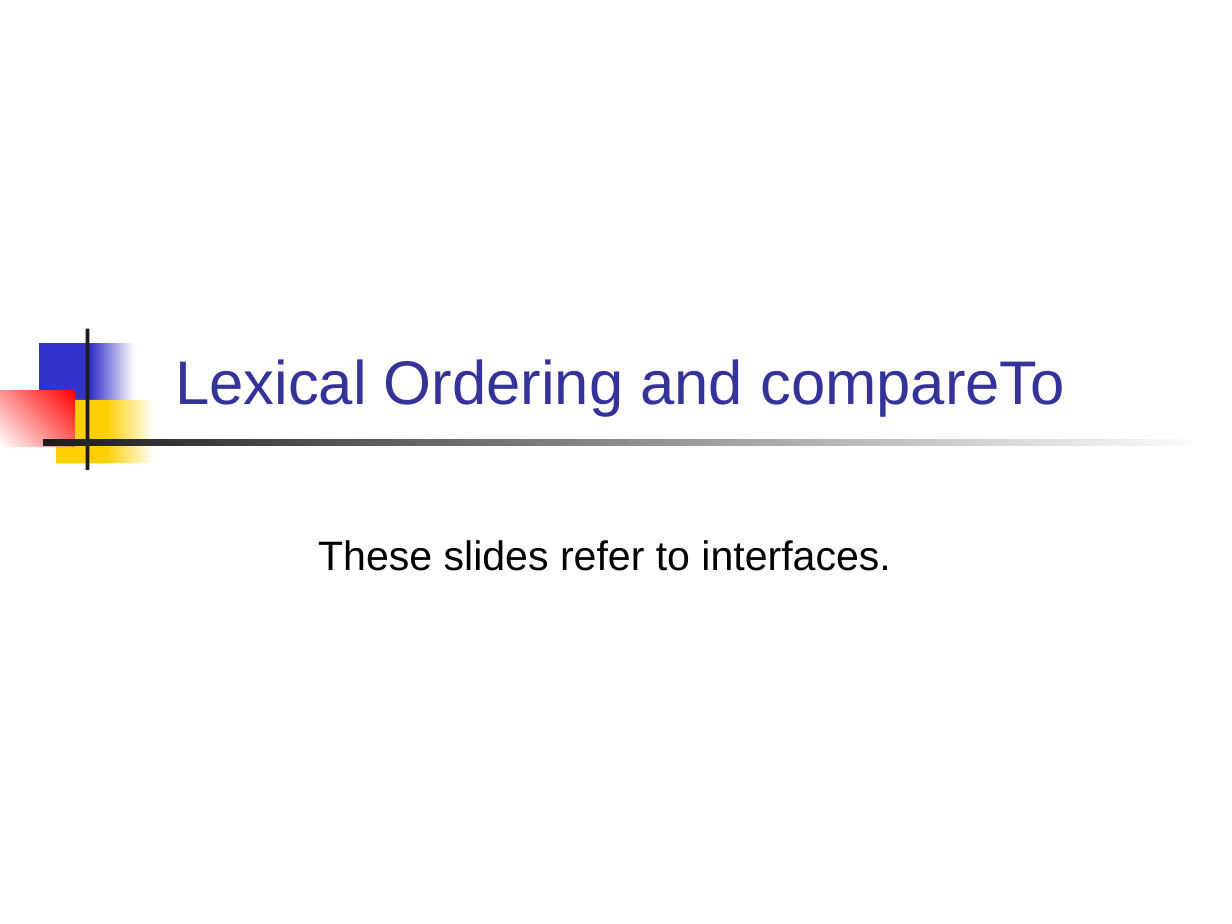
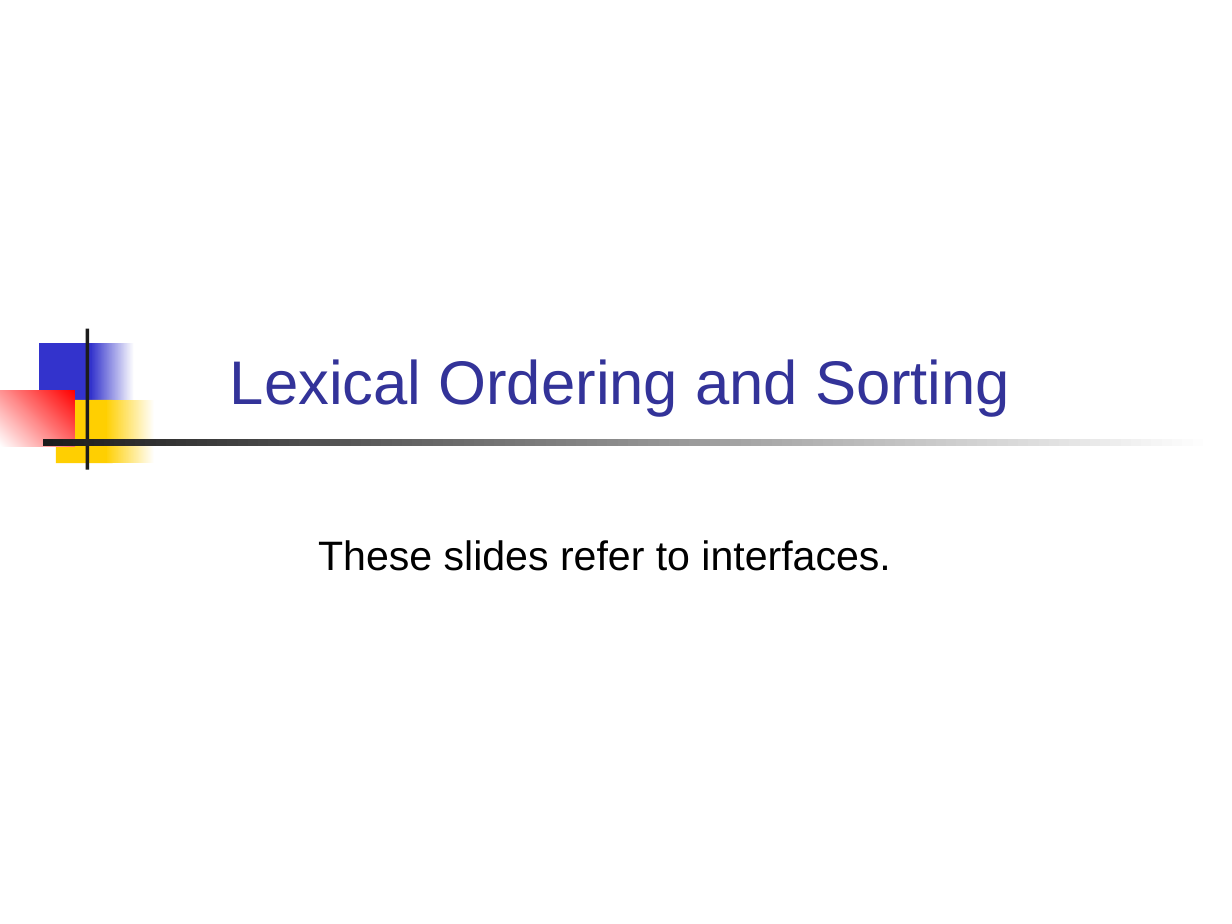
Before and after one commit to skeoop/skeoop.github.io, a slide deck: slide 1 of week3/Lexical-Order-and-Sorting.ppt. Drawn at 1232x924 pixels with LibreOffice and Linux fonts; fonts in the diff are those of the drawing. Boxes give left, top, right and bottom in pixels: in the first picture for what was removed or moved away, otherwise in the second. Text is boxed around its words. In the diff, an @@ line names an element or a change of style, - is before the commit and + after.

```diff
--- a/week3/Lexical-Order-and-Sorting.ppt
+++ b/week3/Lexical-Order-and-Sorting.ppt
@@ title at [230,359,1010,415]: text changed @@
-Lexical Ordering and compareTo
+Lexical Ordering and Sorting
```
Also in this commit, not shown: 7 other slides changed, 10 slides added, 1 slide removed, 1 other file.
